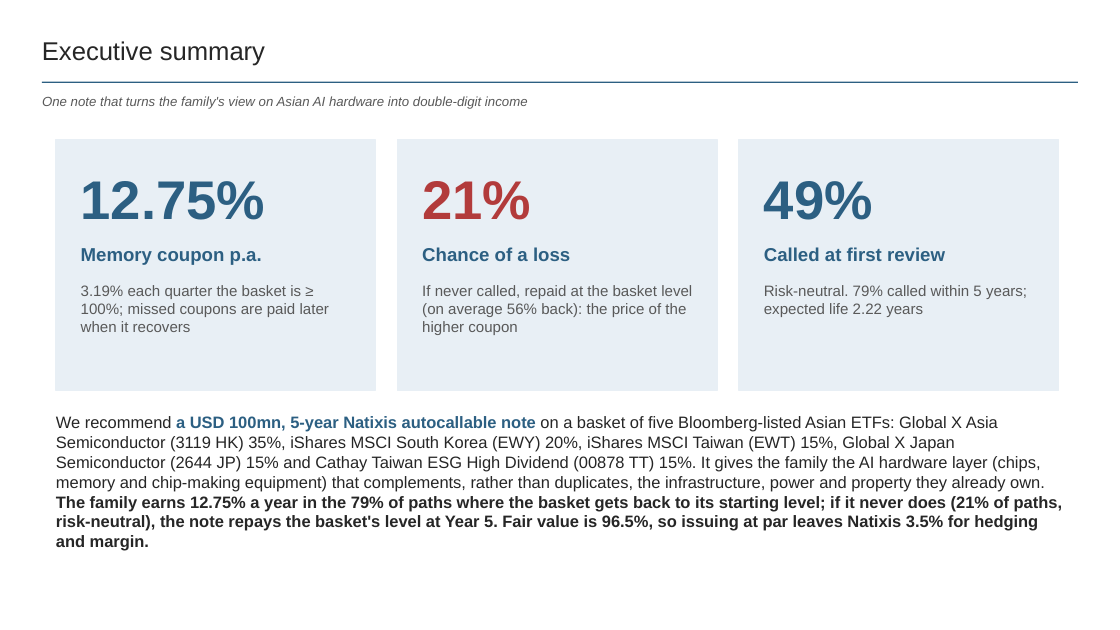
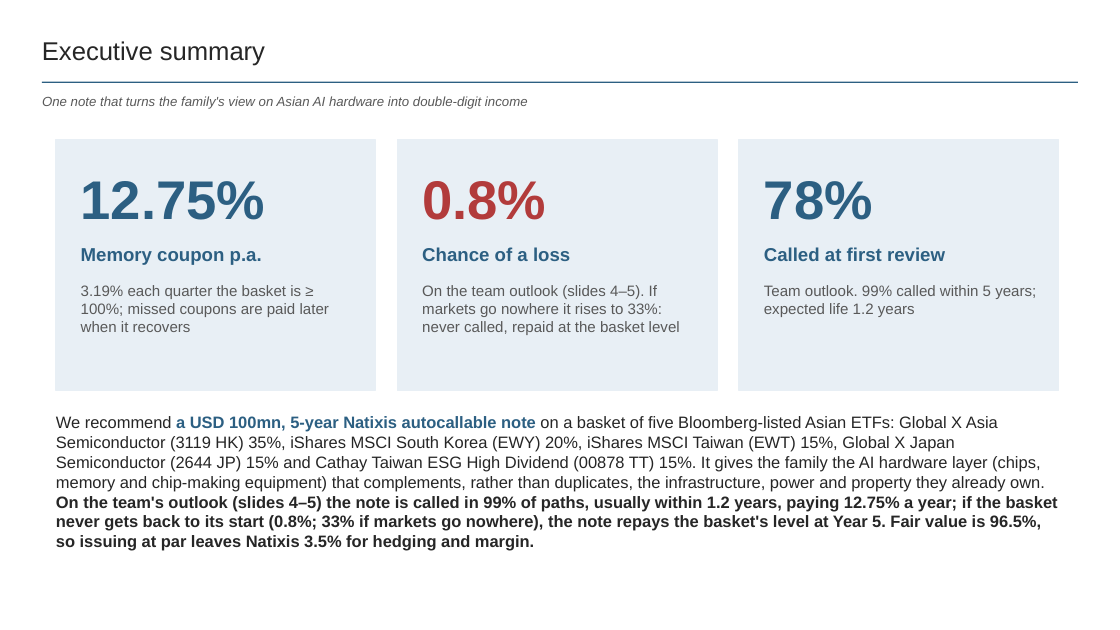
Before and after one commit to benjaminlhl/natixis-case-comp, a slide deck: slide 3 of deck/Asian-Digital-Autocallable-Note.pptx. Drawn at 1120x630 pixels with LibreOffice and Linux fonts; fonts in the diff are those of the drawing. Boxes give left, top, right and bottom in pixels: in the first picture for what was removed or moved away, otherwise in the second. Text is boxed around its words. In the diff, an @@ line names an element or a change of style, - is before the commit and + after.

```diff
--- a/deck/Asian-Digital-Autocallable-Note.pptx
+++ b/deck/Asian-Digital-Autocallable-Note.pptx
@@ text at <box>422,181,546,220</box>: text changed @@
-21%
+0.8%
@@ text at <box>764,181,873,220</box>: text changed @@
-49%
+78%
@@ text at <box>422,285,680,335</box>: text changed @@
-If never called, repaid at the basket level (on average 56% back): the price of the higher coupon
+On the team outlook (slides 4–5). If markets go nowhere it rises to 33%: never called, repaid at the basket level
@@ text at <box>764,285,1036,317</box>: text changed @@
-Risk-neutral. 79% called within 5 years; expected life 2.22 years
+Team outlook. 99% called within 5 years; expected life 1.2 years
@@ text at <box>56,416,1058,551</box>: text changed @@
-We recommend a USD 100mn, 5-year Natixis autocallable note on a basket of five Bloomberg-listed Asian ETFs: Global X Asia Semiconductor (3119 HK) 35%, iShares MSCI South Korea (EWY) 20%, iShares MSCI Taiwan (EWT) 15%, Global X Japan Semiconductor (2644 JP) 15% and Cathay Taiwan ESG High Dividend (00878 TT) 15%. It gives the family the AI hardware layer (chips, memory and chip-making equipment) that complements, rather than duplicates, the infrastructure, power and property they already own. The family earns 12.75% a year in the 79% of paths where the basket gets back to its starting level; if it never does (21% of paths, risk-neutral), the note repays the basket's level at Year 5. Fair value is 96.5%, so issuing at par leaves Natixis 3.5% for hedging and margin.
+We recommend a USD 100mn, 5-year Natixis autocallable note on a basket of five Bloomberg-listed Asian ETFs: Global X Asia Semiconductor (3119 HK) 35%, iShares MSCI South Korea (EWY) 20%, iShares MSCI Taiwan (EWT) 15%, Global X Japan Semiconductor (2644 JP) 15% and Cathay Taiwan ESG High Dividend (00878 TT) 15%. It gives the family the AI hardware layer (chips, memory and chip-making equipment) that complements, rather than duplicates, the infrastructure, power and property they already own. On the team's outlook (slides 4–5) the note is called in 99% of paths, usually within 1.2 years, paying 12.75% a year; if the basket never gets back to its start (0.8%; 33% if markets go nowhere), the note repays the basket's level at Year 5. Fair value is 96.5%, so issuing at par leaves Natixis 3.5% for hedging and margin.
```
Also in this commit, not shown: 12 other slides changed, 10 other files.
